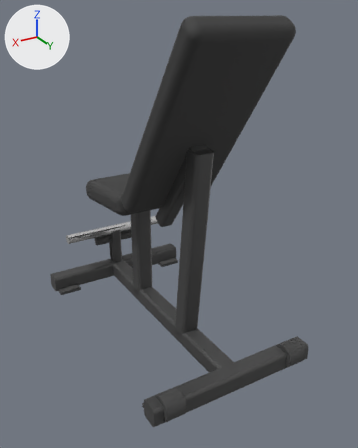
The glTF model catalogs/ludus/models/LD-A045/model.glb: old version first, new version second.
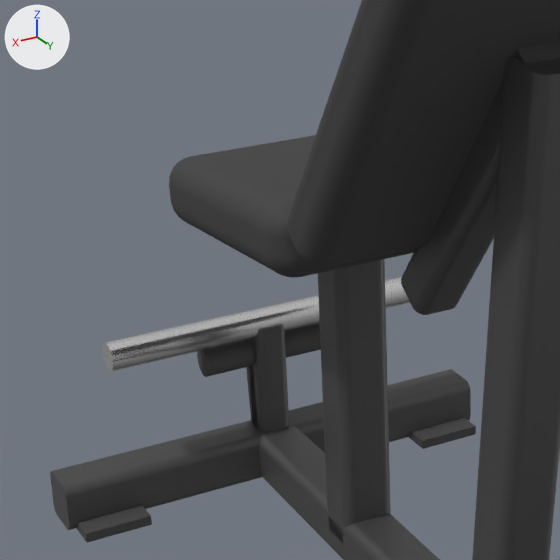
Each version appears first whole from a camera (50 mm lens) standing at (0.733, 1.317, 1.021) and looking at (-0.018, 0.066, 0.395), and next in a close-up on the part from 10% to 57% of the width and 30% to 67% of the height. The axes (+X, +Y, +Z) are drawn at upper left. The lights are the same throughout. The last two pictures show the newer version. Where no turn or scale is listed for an object, it has been applied to the vertices.
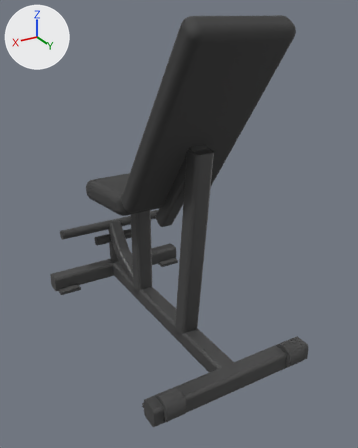
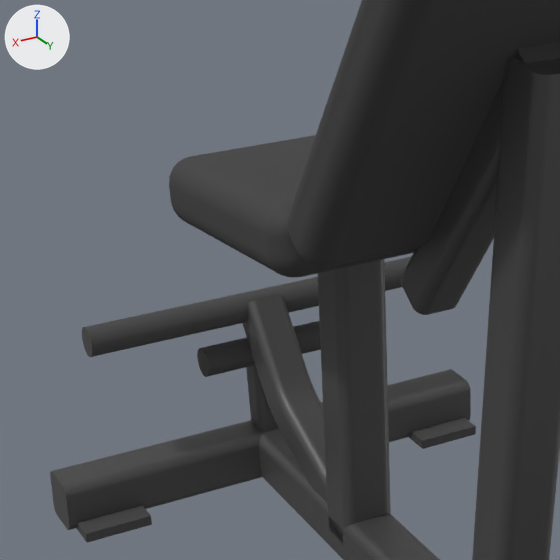
Where the change shows, as pixel boxes (x1, y1, x2, y2) in the close-ups (560 x 560 px):
'Mesh_7', reshaped, moved, rescaled (7% wider, 6% taller): before (103, 277, 410, 372); after (82, 256, 412, 357)
'foot_rest_arm_tube', added: after (242, 295, 327, 502)
'Mesh_3.001', deleted: before (249, 324, 289, 432)

The edits, one by one:
Mesh me_mesh_7_1 is new.
It has 96 vertices, 188 faces and spans x -0.025..0.025, y -0.436..-0.126, z 0.007..0.236.
It uses material mat_frame (dark grey #535353).
Object 'Mesh_7' (ob_mesh_7) now shows me_mesh_2 instead of me_mesh_7.
Object 'Mesh_7' (ob_mesh_7) moves from (0.0, -0.406, 0.2) to (0.0, -0.416, 0.22).
Object 'Mesh_7' (ob_mesh_7) is rescaled from (0.035, 0.035, 0.4) to (0.036, 0.036, 0.44).
Object 'Mesh_3.001' (ob_mesh_3_001) is deleted.
Object 'foot_rest_arm_tube' (ob_foot_rest_arm_tube) is new; it shows me_mesh_7_1.
Its location is (0.0, -0.009, 0.0).
